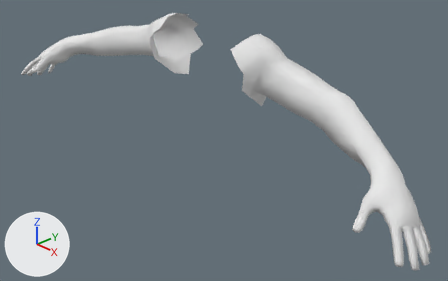
A saved change to the Blender file Mhmd/Blender/Hand_Vic_anim/Hands_PlaceholderAnimation.blend.
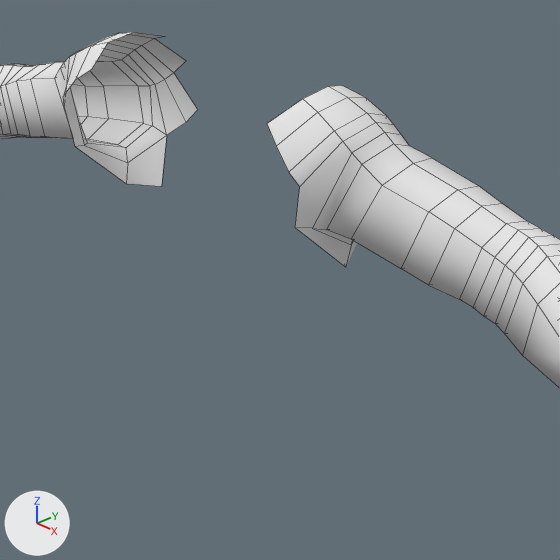
There are two pictures of each version: one whole from a 50 mm lens placed at (1.134, -0.962, 0.589), pointed at (0.097, 0.025, -0.097), one close up on the part from 28% to 78% of the width and 0% to 79% of the height. The lights are fixed; the arrows at lower left show +X, +Y and +Z. The close-ups show mesh edges as thin lines.

Objects in the first close-up: 'main_char.001'.
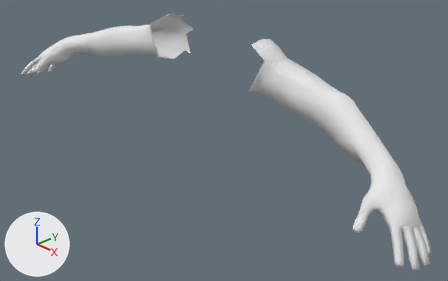
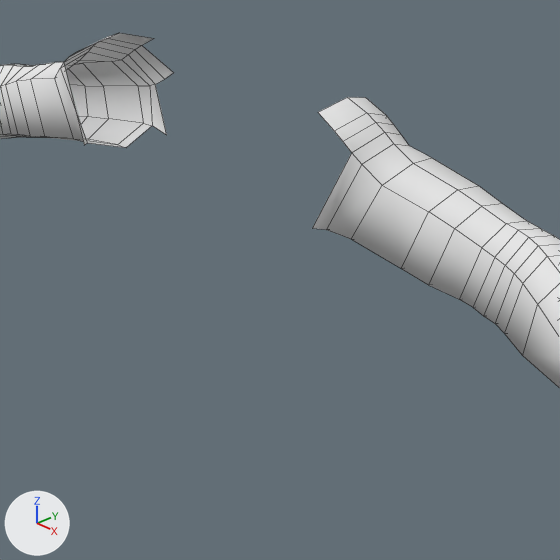
What differs and where, as boxes [x1, y1, x2, y2] in the close-ups (560 x 560 px):
'main_char.001', reshaped: before [0, 32, 560, 388]; after [0, 33, 560, 388]
part 1 of me_main_c_001, deleted: before [267, 85, 366, 267]
part 2 of me_main_c_001, deleted: before [63, 32, 198, 186]

The change in detail:
me_main_c_001 is used by ob_main_char_001; location (0.0, 0.0, 0.0).
me_main_c_001 had 596 vertices, 576 faces and spanned x -0.719..0.719, y -0.131..0.159, z -0.112..0.179.
me_main_c_001 now has 568 vertices, 550 faces and spans x -0.719..0.719, y -0.131..0.149, z -0.112..0.173.
Part 1, on me_main_c_001:
14 vertices are removed from x 0.128..0.177, y 0.005..0.159, z 0.001..0.179.
13 faces are deleted.
Part 2, on me_main_c_001:
14 vertices are removed from x -0.177..-0.128, y 0.005..0.159, z 0.0..0.179.
13 faces are deleted.
